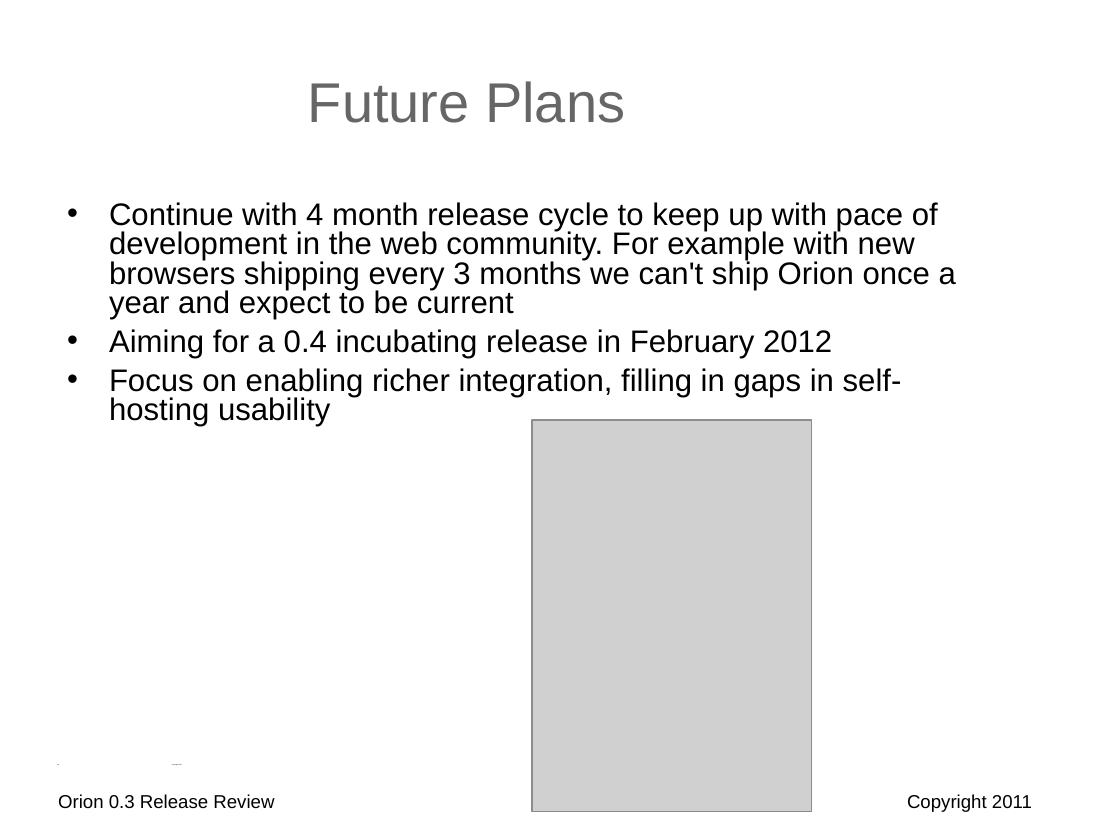
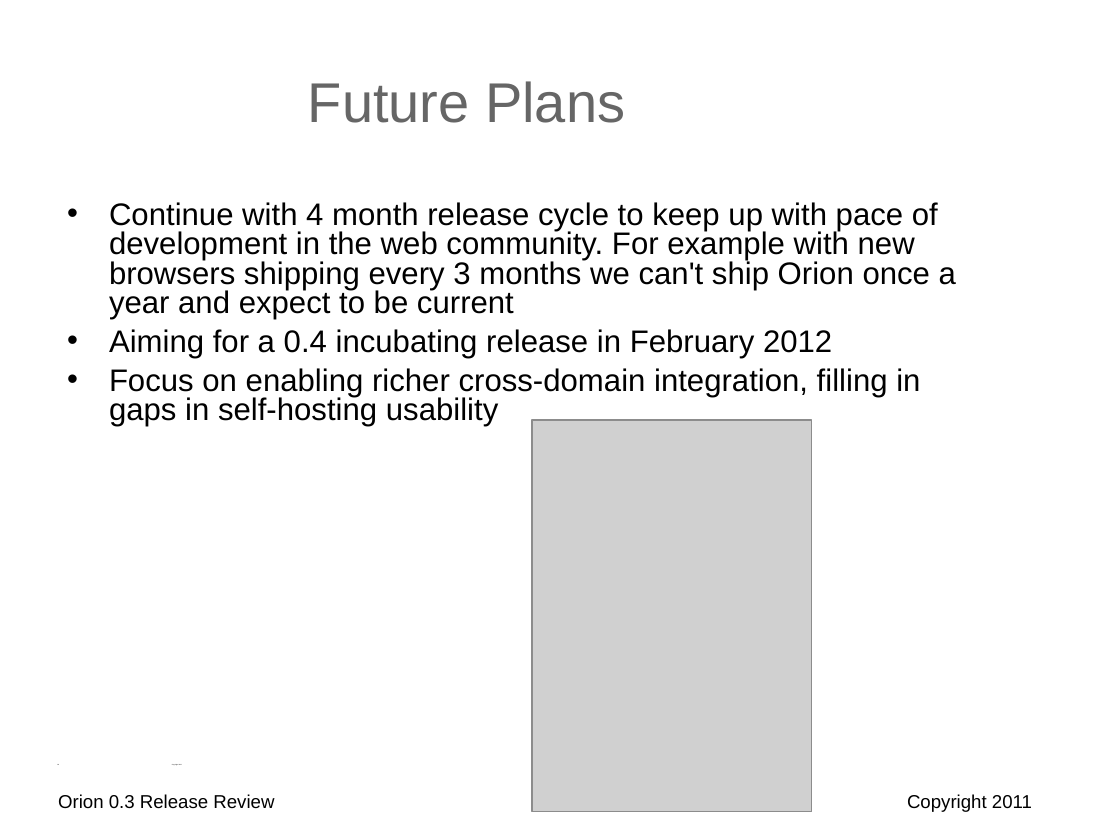
Before and after one commit to eclipse-platform/www.eclipse.org-eclipse-news, a slide deck: slide 18 of orion/reviews/orion-0-3-release-review.odp. Drawn at 1120x840 pixels with LibreOffice and Linux fonts; fonts in the diff are those of the drawing; grey boxes stand for pictures; background and template pictures are left out. Boxes give left, top, right and bottom in pixels: in the first picture for what was removed or moved away, otherwise in the second. Text is boxed around its words. In the diff, an @@ line names an element or a change of style, - is before the commit and + after.

```diff
--- a/orion/reviews/orion-0-3-release-review.odp
+++ b/orion/reviews/orion-0-3-release-review.odp
@@ text at [109, 368, 920, 427]: text changed @@
-• Focus on enabling richer integration, filling in gaps in self-hosting usability
+• Focus on enabling richer cross-domain integration, filling in gaps in self-hosting usability
```
Also in this commit, not shown: 8 other slides changed, 1 other file.
